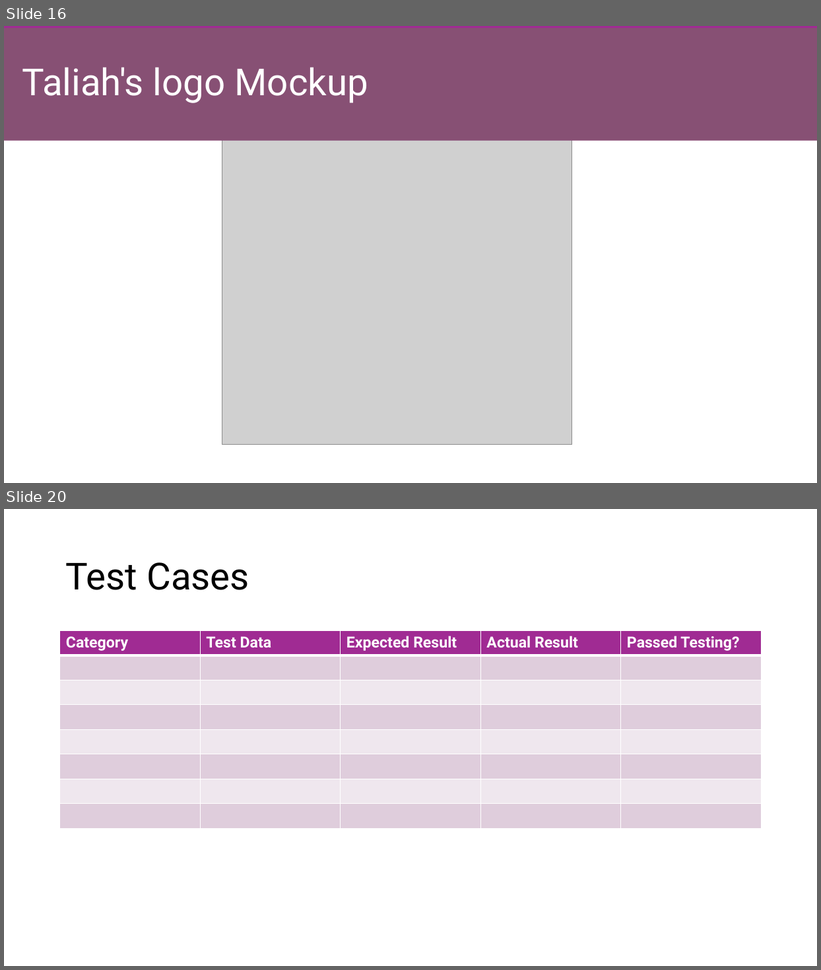
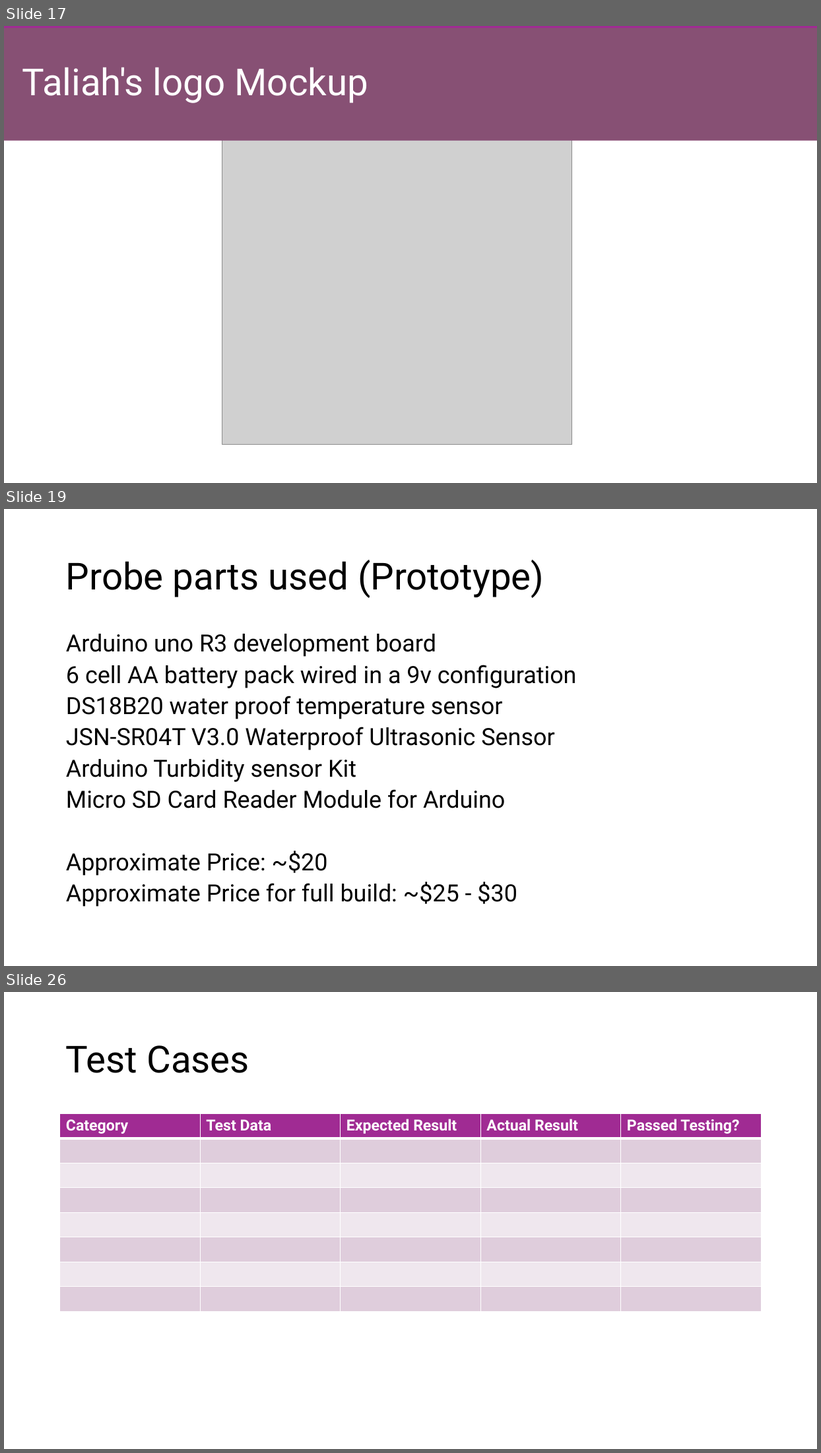
Before and after one commit to theneofan/SWQS_Version_Control, a slide deck: PowerPoint/SWQSPowerpoint.pptx. Shown one above the other, each under a label of ours: slides 16 and 20 before the commit, slides 17, 19 and 26 after it; the slides between them are not shown. The pictures are 821x970 and 821x1453 pixels, drawn with LibreOffice and Linux fonts; fonts in the diff are those of the drawing; grey boxes stand for pictures. Boxes give left, top, right and bottom in pixels: in the first picture for what was removed or moved away, otherwise in the second. Text is boxed around its words. In the diff, an @@ line names an element or a change of style, - is before the commit and + after.

```diff
--- a/PowerPoint/SWQSPowerpoint.pptx
+++ b/PowerPoint/SWQSPowerpoint.pptx
@@ slide 19 added at box(4, 509, 817, 966), background #FFFFFF @@
@@ title added at box(66, 560, 544, 598), 44 pt, text #000000 @@
+Probe parts used (Prototype)
@@ text added at box(66, 634, 577, 907), 28 pt, text #000000 @@
+Arduino uno R3 development board
+6 cell AA battery pack wired in a 9v configuration
+DS18B20 water proof temperature sensor
+JSN-SR04T V3.0 Waterproof Ultrasonic Sensor
+Arduino Turbidity sensor Kit
+Micro SD Card Reader Module for Arduino
+Approximate Price: ~$20
+Approximate Price for full build: ~$25 - $30
@@ what was slide 16 is now slide 17 @@
@@ what was slide 20 is now slide 26 @@
```
Also in this commit, not shown: 10 other slides added.
